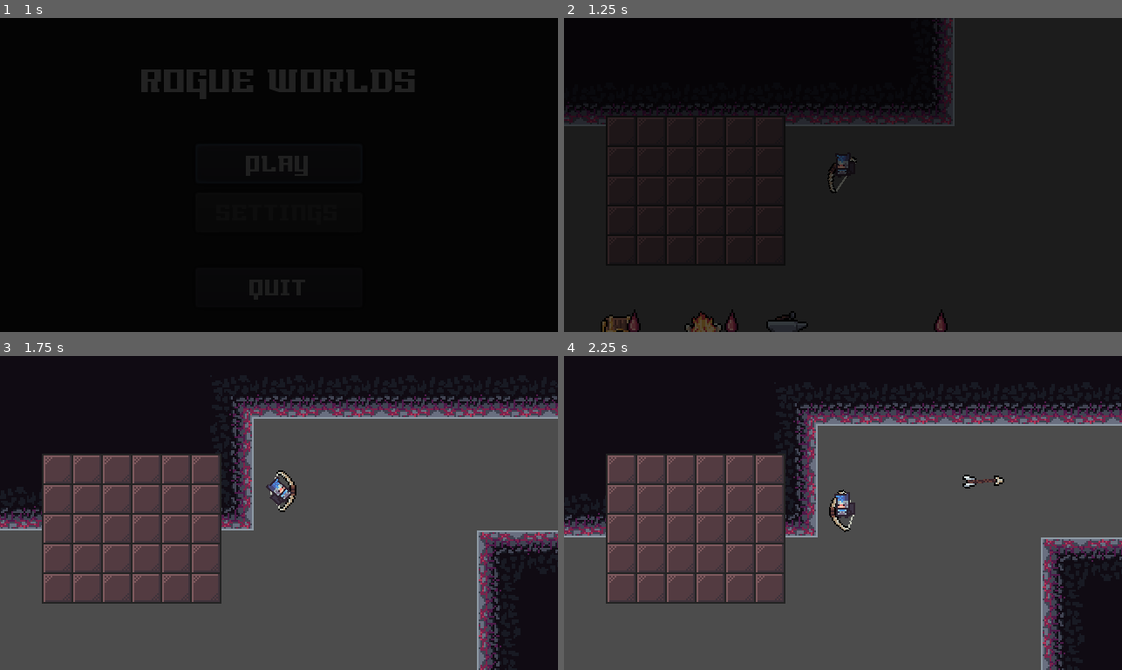
Above: before the commit, frames 1-4 (two rows, left to right).
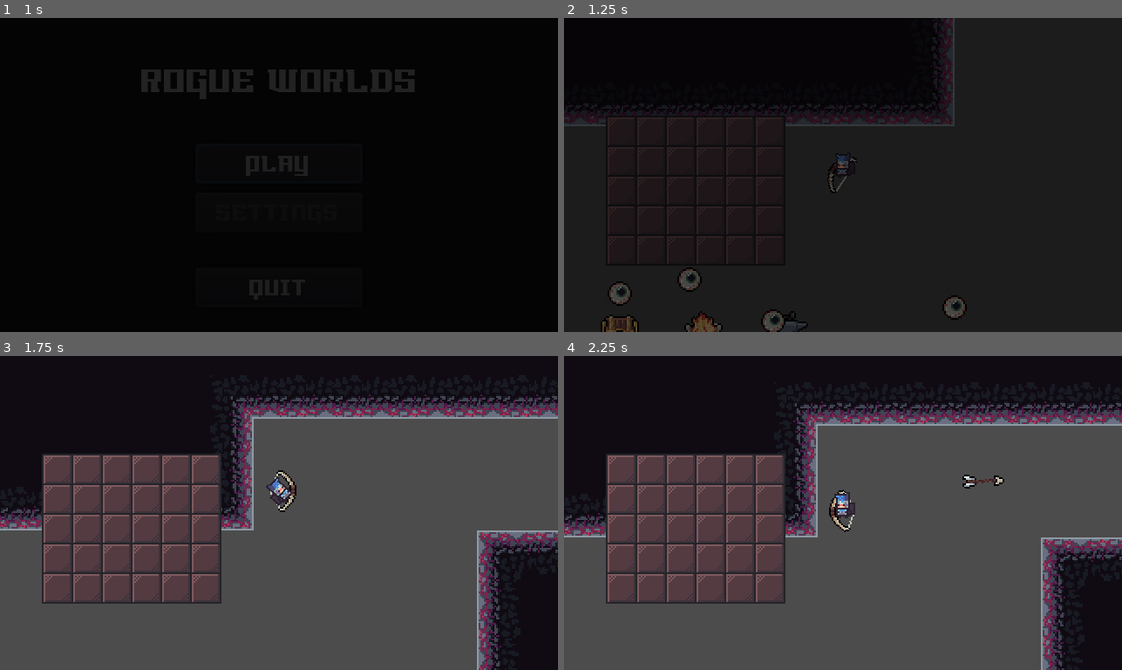
Above: after the commit, the same moments.

Repository: Riudin/Rogue-Worlds
Game: Godot game, scene res://MainScenes/Menu.tscn
The game is run twice, just before and just after one commit, with the same random seed, the same clock (stepped at 60 frames per second) and the same inputs.
Inputs (mouse positions are in pixels of both pictures, inside the frame that each line leads up to):
- Up to frame 1 (1 s): click "PLAY" at 0.5 s
- Up to frame 2 (1.25 s): no input
- Up to frame 3 (1.75 s): move the mouse to (401, 497) at 1.27 s; press the mouse at (401, 497) at 1.28 s; hold E (dash_right) from 1.28 s (still down); tap Space (jump) at 1.52 s
- Up to frame 4 (2.25 s): keep holding E (dash_right); move the mouse to (731, 528) at 2.02 s; release the mouse at (731, 528) at 2.03 s; click (731, 528) at 2.1 s

Frame 1 is identical in both runs. In frame 2, 1.1% of the frame differs, in the area x 7-73%, y 79-100%; in frame 3, less than 0.1%; in frame 4, less than 0.1%.
Error after the commit: Invalid type in function 'remove_child' in base 'GridContainer (SlotContainer.gd)'. The Object-derived class of argument 1 (Resource (Item.gd)) is not a subcla…

Commit message:
inventory works, but display is not part of it
time for another approach

Diff:
--- a/Godot Project/Inventory/Inventory.gd
+++ b/Godot Project/Inventory/Inventory.gd
@@ -4,10 +4,11 @@
 signal inventory_changed
 
 export var _items = Array() setget set_items, get_items
+export var name : String
 
 # emit signal if you change _items
 func set_items(new_items):
-	_items= new_items
+	_items = new_items
 	emit_signal("inventory_changed", self)
 
 # getter for _items
--- /dev/null
+++ b/Godot Project/Inventory/InventorySlot.gd
@@ -0,0 +1,35 @@
+extends TextureRect
+class_name SlotClass
+
+
+export(Resource) var itemResource = null
+
+onready var itemTexture = $CenterContainer/ItemTexture
+#onready var groundItem = preload("res://Items/GroundItem.tscn")
+
+var player
+
+func _ready():
+	GameManager.connect("player_initialized", self, "_on_player_initialized")
+	put_into_slot(load("res://Items/ItemResources/Eye.tres"))
+
+func _on_player_initialized(p):
+	player = p
+
+func _process(delta):
+	if itemResource:
+		itemTexture.texture = itemResource.texture
+	else:
+		itemTexture.texture = null
+
+func pick_from_slot():
+	itemResource = null
+
+func put_into_slot(new_item):
+	itemResource = new_item
+	#itemResource.position = Vector2.ZERO
+	var slotContainerNode = find_parent("SlotContainer")
+	slotContainerNode.remove_child(itemResource)
+	$CenterContainer.add_child(itemResource)
+	#$CenterContainer/groundItem.itemResource = itemResource
+	player.inventory.add_item(new_item.name, new_item.quantity)
--- a/Godot Project/Inventory/InventorySlot.tscn
+++ b/Godot Project/Inventory/InventorySlot.tscn
@@ -1,17 +1,20 @@
-[gd_scene load_steps=2 format=2]
+[gd_scene load_steps=3 format=2]
 
+[ext_resource path="res://Inventory/InventorySlot.gd" type="Script" id=1]
 [ext_resource path="res://Inventory/Assets/inventory_slot_a_bg.png" type="Texture" id=2]
 
 [node name="InventorySlot" type="TextureRect"]
 margin_right = 16.0
 margin_bottom = 16.0
 texture = ExtResource( 2 )
+script = ExtResource( 1 )
 
 [node name="CenterContainer" type="CenterContainer" parent="."]
 anchor_right = 1.0
 anchor_bottom = 1.0
 
 [node name="ItemTexture" type="TextureRect" parent="CenterContainer"]
+visible = false
 margin_left = 8.0
 margin_top = 8.0
 margin_right = 8.0
--- a/Godot Project/Inventory/PlayerInventory.tscn
+++ b/Godot Project/Inventory/PlayerInventory.tscn
@@ -1,14 +1,13 @@
 [gd_scene load_steps=3 format=2]
 
-[ext_resource path="res://MainScenes/InventoryGrid.gd" type="Script" id=1]
+[ext_resource path="res://Inventory/SlotContainer.gd" type="Script" id=1]
 [ext_resource path="res://Inventory/InventorySlot.tscn" type="PackedScene" id=2]
 
-[node name="Panel" type="ColorRect"]
+[node name="PlayerInventory" type="Panel"]
 margin_left = 24.0
 margin_top = 56.0
 margin_right = 127.0
 margin_bottom = 142.0
-color = Color( 0.141176, 0.141176, 0.141176, 1 )
 
 [node name="SlotContainer" type="GridContainer" parent="."]
 anchor_right = 1.0
--- /dev/null
+++ b/Godot Project/Inventory/SlotContainer.gd
@@ -0,0 +1,56 @@
+extends GridContainer
+
+
+var holding_item = null
+
+onready var inventory_slots : Array = self.get_children()
+
+
+func _ready():
+	GameManager.connect("player_initialized", self, "_on_player_initialized")
+	for inv_slot in inventory_slots:
+		inv_slot.connect("gui_input", self, "slot_gui_input", [inv_slot])
+
+func slot_gui_input(event: InputEvent, slot: SlotClass):
+	if event is InputEventMouseButton:
+		if event.button_index == BUTTON_LEFT && event.pressed:
+			if holding_item != null:
+				if !slot.item:
+					# place holding item into slot
+					slot.put_into_slot(holding_item)
+					holding_item = null
+				else:
+					# swap holding item with item in slot
+					var temp_item = slot.item
+					slot.pick_from_slot()
+					temp_item.global_position = event.global_position
+					slot.put_into_slot(holding_item)
+			elif slot.item:
+				holding_item = slot.item
+				slot.pick_from_slot()
+				holding_item.global_position = get_global_mouse_position()
+
+
+func _input(event):
+	if holding_item:
+		holding_item.global_position = get_global_mouse_position()
+
+
+
+
+
+
+
+func _on_player_initialized(player):
+	pass
+#	player.inventory.connect("inventory_changed", self, "_on_inventory_changed")
+#
+#func _on_inventory_changed(inventory):
+#	pass
+#	for n in get_children():
+#		n.queue_free()
+#
+#	for item in inventory.get_items():
+#		var item_label = Label.new()
+#		item_label.text = "%s x%d" % [item.item_reference.name, item.quantity]
+#		add_child(item_label)
--- a/Godot Project/Items/BloodItem.gd
+++ /dev/null
@@ -1,7 +0,0 @@
-extends Area2D
-
-
-func _on_BloodItem_body_entered(body):
-	if body == GameManager.player:
-		GameManager.player.inventory.add_item("Blood", 1)
-		queue_free()
--- a/Godot Project/Items/BloodItem.tscn
+++ /dev/null
@@ -1,18 +0,0 @@
-[gd_scene load_steps=4 format=2]
-
-[ext_resource path="res://Items/Assets/BloodItemSmall.png" type="Texture" id=1]
-[ext_resource path="res://Items/BloodItem.gd" type="Script" id=2]
-
-[sub_resource type="CircleShape2D" id=1]
-radius = 24.0
-
-[node name="BloodItem" type="Area2D"]
-script = ExtResource( 2 )
-
-[node name="Sprite" type="Sprite" parent="."]
-texture = ExtResource( 1 )
-
-[node name="CollisionShape2D" type="CollisionShape2D" parent="."]
-shape = SubResource( 1 )
-
-[connection signal="body_entered" from="." to="." method="_on_BloodItem_body_entered"]
--- /dev/null
+++ b/Godot Project/Items/GroundItem.gd
@@ -0,0 +1,14 @@
+extends Area2D
+
+
+export(Resource) var itemResource
+
+onready var sprite = $Sprite
+
+func _ready():
+	sprite.texture = itemResource.texture
+
+func _on_GroundItem_body_entered(body):
+	if body == GameManager.player:
+		GameManager.player.inventory.add_item(itemResource.name, 1)
+		queue_free()
--- /dev/null
+++ b/Godot Project/Items/GroundItem.tscn
@@ -0,0 +1,18 @@
+[gd_scene load_steps=4 format=2]
+
+[ext_resource path="res://Items/GroundItem.gd" type="Script" id=1]
+[ext_resource path="res://Items/ItemResources/Eye.tres" type="Resource" id=2]
+
+[sub_resource type="CircleShape2D" id=1]
+radius = 24.0
+
+[node name="GroundItem" type="Area2D"]
+script = ExtResource( 1 )
+itemResource = ExtResource( 2 )
+
+[node name="Sprite" type="Sprite" parent="."]
+
+[node name="CollisionShape2D" type="CollisionShape2D" parent="."]
+shape = SubResource( 1 )
+
+[connection signal="body_entered" from="." to="." method="_on_GroundItem_body_entered"]
--- a/Godot Project/Items/ItemResources/Blood.tres
+++ b/Godot Project/Items/ItemResources/Blood.tres
@@ -1,6 +1,6 @@
 [gd_resource type="Resource" load_steps=3 format=2]
 
-[ext_resource path="res://Items/Assets/BloodItem.png" type="Texture" id=1]
+[ext_resource path="res://Items/Assets/BloodItemSmall.png" type="Texture" id=1]
 [ext_resource path="res://Items/Item.gd" type="Script" id=2]
 
 [resource]
--- a/Godot Project/Items/ItemResources/Eye.tres
+++ b/Godot Project/Items/ItemResources/Eye.tres
@@ -1,6 +1,6 @@
 [gd_resource type="Resource" load_steps=3 format=2]
 
-[ext_resource path="res://Items/Assets/EyeItem.png" type="Texture" id=1]
+[ext_resource path="res://Items/Assets/EyeItemSmall.png" type="Texture" id=1]
 [ext_resource path="res://Items/Item.gd" type="Script" id=2]
 
 [resource]
--- a/Godot Project/MainScenes/World.tscn
+++ b/Godot Project/MainScenes/World.tscn
@@ -5,7 +5,7 @@
 [ext_resource path="res://Enemies/BloodWorm.tscn" type="PackedScene" id=3]
 [ext_resource path="res://Enemies/EyeDude.tscn" type="PackedScene" id=4]
 [ext_resource path="res://Inventory/PlayerInventory.tscn" type="PackedScene" id=5]
-[ext_resource path="res://Items/BloodItem.tscn" type="PackedScene" id=6]
+[ext_resource path="res://Items/GroundItem.tscn" type="PackedScene" id=6]
 
 [node name="World" type="Node2D"]
 
@@ -28,17 +28,17 @@
 [node name="EyeDude" parent="MonsterSpawner" instance=ExtResource( 4 )]
 position = Vector2( 504, 48 )
 
-[node name="BloodItem" parent="." instance=ExtResource( 6 )]
-position = Vector2( 216, 176 )
+[node name="GroundItem" parent="MonsterSpawner" instance=ExtResource( 6 )]
+position = Vector2( 224, 168 )
 
-[node name="BloodItem2" parent="." instance=ExtResource( 6 )]
-position = Vector2( 96, 176 )
+[node name="GroundItem2" parent="MonsterSpawner" instance=ExtResource( 6 )]
+position = Vector2( 120, 176 )
 
-[node name="BloodItem3" parent="." instance=ExtResource( 6 )]
-position = Vector2( 40, 176 )
+[node name="GroundItem3" parent="MonsterSpawner" instance=ExtResource( 6 )]
+position = Vector2( 72, 152 )
 
-[node name="BloodItem4" parent="." instance=ExtResource( 6 )]
-position = Vector2( 32, 88 )
+[node name="GroundItem4" parent="MonsterSpawner" instance=ExtResource( 6 )]
+position = Vector2( 32, 160 )
 
 [node name="UI" type="CanvasLayer" parent="."]
 
--- a/Godot Project/Player/Player.gd
+++ b/Godot Project/Player/Player.gd
@@ -39,6 +39,7 @@
 
 func _ready():
 	animation_tree.active = true
+	inventory.name = "Player Inventory"
 
 
 func _physics_process(delta):
--- a/Godot Project/project.godot
+++ b/Godot Project/project.godot
@@ -18,10 +18,16 @@
 "class": "ItemResource",
 "language": "GDScript",
 "path": "res://Items/Item.gd"
+}, {
+"base": "TextureRect",
+"class": "SlotClass",
+"language": "GDScript",
+"path": "res://Inventory/InventorySlot.gd"
 } ]
 _global_script_class_icons={
 "Inventory": "",
-"ItemResource": ""
+"ItemResource": "",
+"SlotClass": ""
 }
 
 [application]
